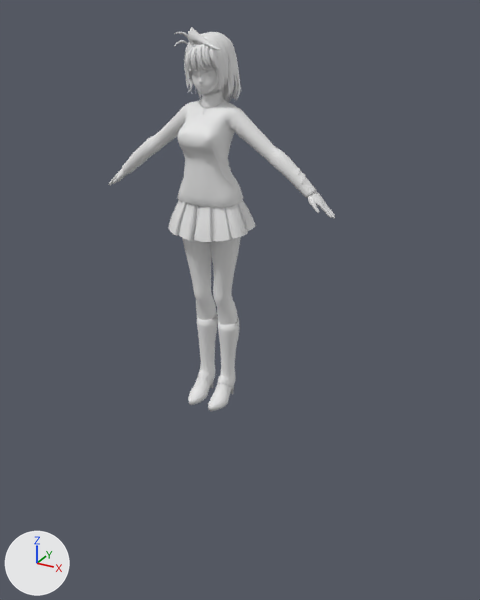
What one commit did to the FBX model content/dota_addons/fate/models/updated_by_seva_and_hudozhestvenniy_film_spizdili/arcueid/arcueid.fbx.
Before and after are seen from a 50 mm lens placed at (3.42, -5.61, 4.08), pointed at (0.24, 0.17, 1.2). The axes (+X, +Y, +Z) are drawn at lower left. The lights are the same throughout. Mesh edges are drawn as thin lines on the coarser meshes. Where no turn or scale is listed for an object, it has been applied to the vertices.
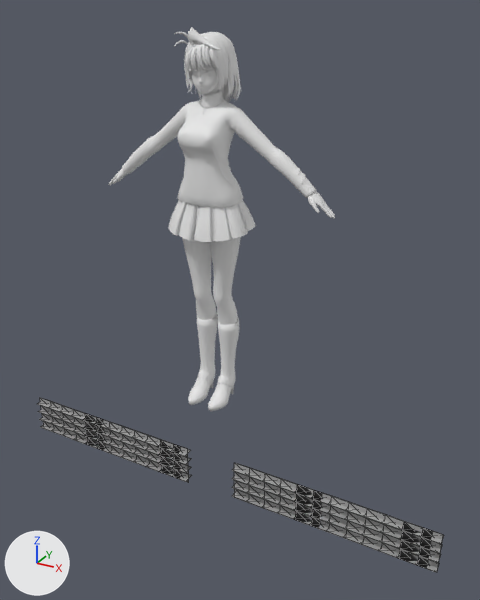
Changed parts and their boxes [x1, y1, x2, y2] in the pictures (480 x 600 px):
'Object014', added: after [232, 463, 444, 573]
'Object013', added: after [38, 398, 192, 483]

The change in detail:
Material 'Imported Material 07' (mat_imported_material_07) is new.
Its base color is (0.361, 0.361, 0.361) (grey #a2a2a2).
Its roughness is 0.859.
Mesh me_mesh_012 is new.
It has 208 vertices, 192 faces and spans x 0.26..2.69, y -0.07..0.07, z -1.35..-0.83.
It uses material mat_imported_material_07 (grey #a2a2a2).
Mesh me_mesh_011 is new.
It has 208 vertices, 192 faces and spans x -2.84..-0.4, y -0.07..0.07, z -1.39..-0.87.
It uses material mat_imported_material_07 (grey #a2a2a2).
Object 'Object014' (ob_object014) is new; it shows me_mesh_012.
Its location is (0.0, 0.0, 0.0).
Object 'Object013' (ob_object013) is new; it shows me_mesh_011.
Its location is (0.0, 0.0, 0.0).
